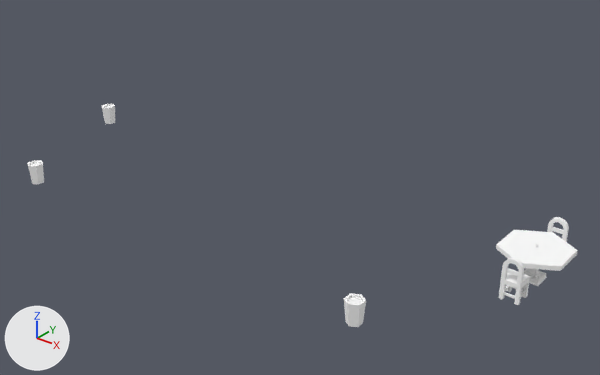
The OBJ model Games/GuruttoWorld/Assets/Models/GuidanceLab/City1B/Baked/Block-1-0.obj, before and after one commit.
The view is the same before and after, from a 50 mm lens placed at (12.69, 27.82, 9.64), pointed at (-0.26, 44.02, -0.4). The lights are fixed; the arrows at lower left show +X, +Y and +Z. The older version comes first. Where no turn or scale is listed for an object, it has been applied to the vertices. Vertices at exactly the same position are counted once.

Before the edit, the objects in view are built like this:
```python
me_block_1_0 = bpy.data.meshes.new('Block-1-0')
me_block_1_0.from_pydata(...)  # 406 vertices, 830 faces; spans x -7.19..7.73, y 38.78..44.17, z 0.0..1.0
me_block_1_0.materials.append(mat_white)  # white #ffffff
ob_block_1_0 = bpy.data.objects.new('Block-1-0', me_block_1_0)
ob_block_1_0.location = (0.0, 0.0, 0.0)
```
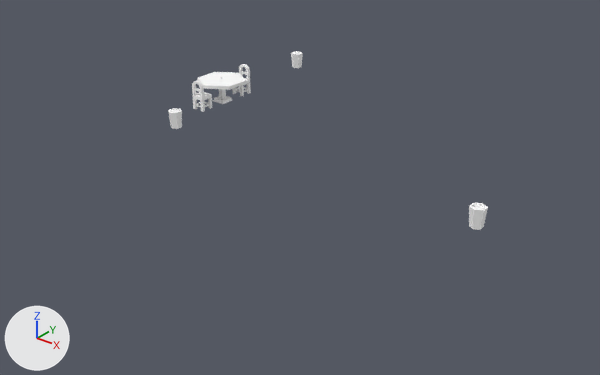
What changed in the scene script:
```text
Change me_block_1_0:
    used by ob_block_1_0; location = (0.0, 0.0, 0.0)
    remove me_block_1_0.from_pydata(...)  # 406 vertices, 830 faces; spans x -7.19..7.73, y 38.78..44.17, z 0.0..1.0
    add me_block_1_0.from_pydata(...)  # 406 vertices, 830 faces; spans x -6.73..5.29, y 43.78..51.22, z 0.0..1.0
    me_block_1_0 part 1: the loose piece of 24 vertices spanning x 4.91..5.29, y 38.78..39.22, z 0.2..0.73 is moved by (0.0, 5.0, 0.0)
    me_block_1_0 part 2: the loose piece of 24 vertices spanning x -5.29..-4.91, y 38.78..39.22, z 0.2..0.73 is moved by (0.0, 5.0, 0.0)
    me_block_1_0 part 3: the loose piece of 42 vertices spanning x 6.27..7.73, y 42.16..43.84, z 0.0..0.77 is moved by (-13.0, 4.0, 0.0)
    me_block_1_0 part 4: the loose piece of 130 vertices spanning x 6.78..7.22, y 41.83..42.27, z 0.0..1.0 is moved by (-13.0, 4.0, 0.0)
    me_block_1_0 part 5: the loose piece of 130 vertices spanning x 6.78..7.22, y 43.73..44.17, z 0.0..1.0 is moved by (-13.0, 4.0, 0.0)
    me_block_1_0 part 6: the loose piece of 24 vertices spanning x -7.19..-6.81, y 42.78..43.22, z 0.2..0.73 is moved by (1.0, 8.0, 0.0)
    other edits to the shape of me_block_1_0 do not show in these pictures
```

What differs and where, as boxes (x1, y1, x2, y2) in the pictures (600 x 375 px; the box of a moved part takes in the faces that stretch with it):
'Block-1-0', reshaped (42% narrower, 20% shorter)
    before: (27, 104, 578, 327)
    after: (168, 51, 488, 230)
part 1 of me_block_1_0, moved or reshaped
    before: (344, 294, 366, 327)
    after: (469, 203, 488, 230)
part 2 of me_block_1_0, moved or reshaped
    before: (27, 160, 44, 184)
    after: (168, 108, 182, 129)
part 3 of me_block_1_0, moved or reshaped
    before: (496, 230, 578, 286)
    after: (197, 72, 246, 104)
part 4 of me_block_1_0, moved or reshaped
    before: (498, 258, 530, 305)
    after: (192, 80, 212, 112)
part 5 of me_block_1_0, moved or reshaped
    before: (547, 217, 569, 242)
    after: (232, 64, 251, 96)
part 6 of me_block_1_0, moved or reshaped
    before: (102, 104, 115, 124)
    after: (291, 51, 303, 68)
